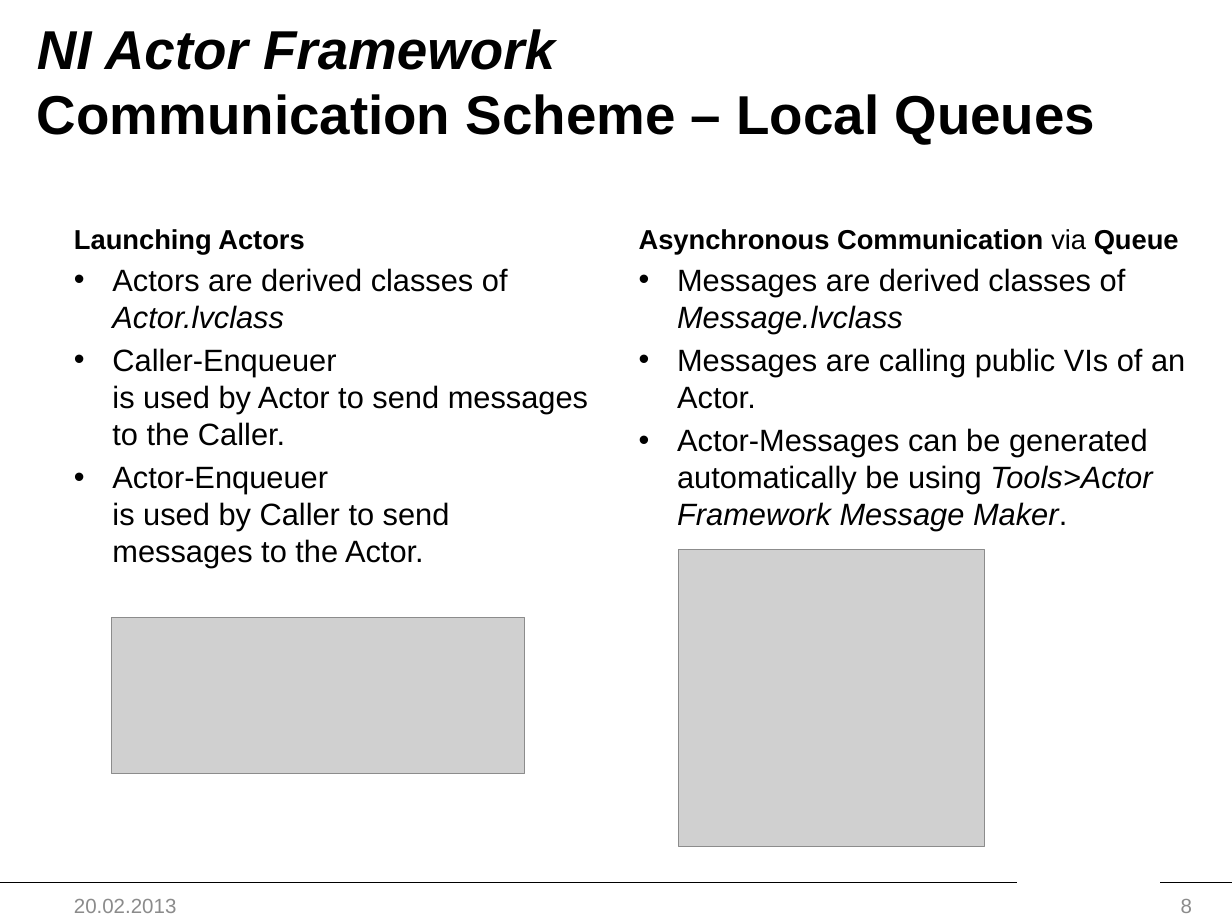
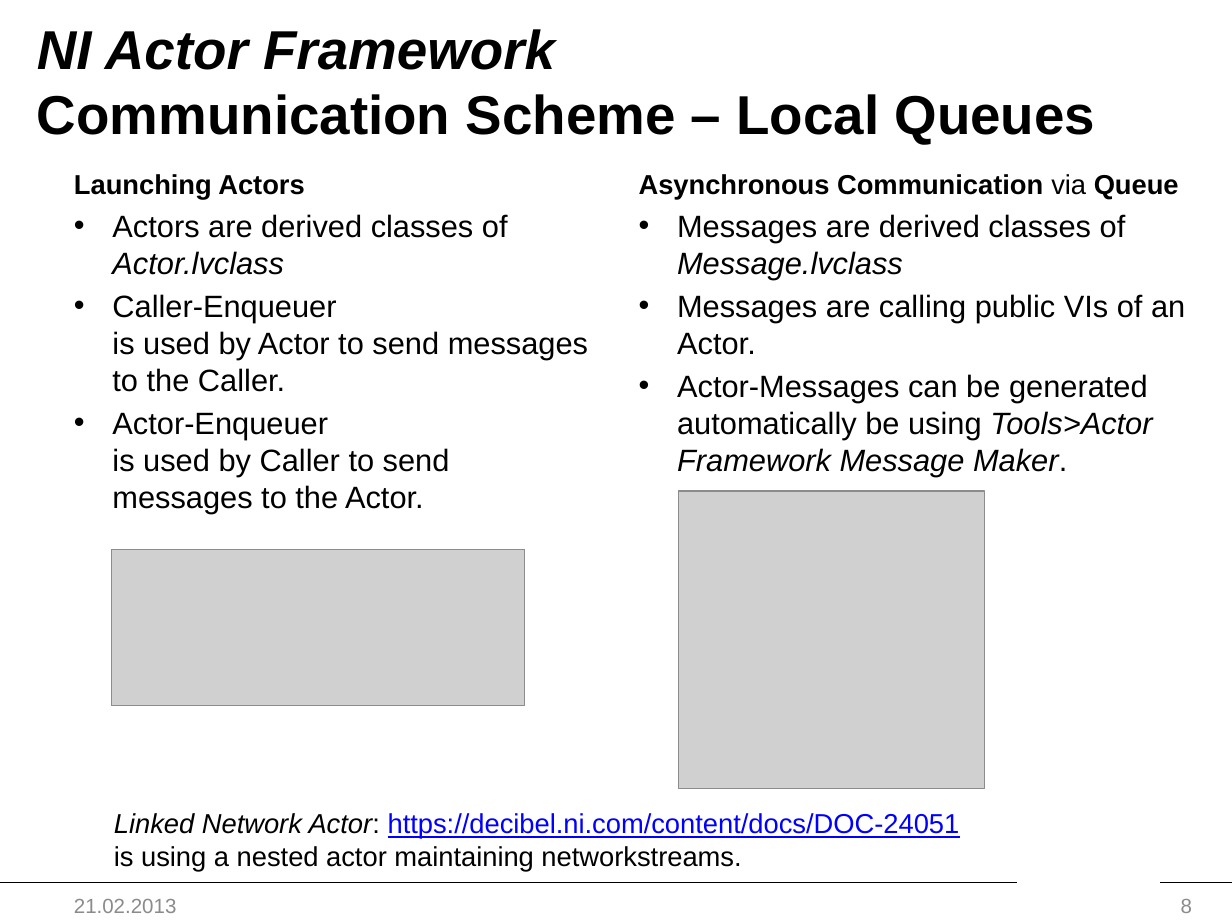
Before and after one commit to HB-GSI/DIMActor, a slide deck: slide 8 of Documentation/NI Actor Framework -DIMActor.pptx. Drawn at 1232x924 pixels with LibreOffice and Linux fonts; fonts in the diff are those of the drawing; grey boxes stand for pictures; background and template pictures are left out. Boxes give left, top, right and bottom in pixels: in the first picture for what was removed or moved away, otherwise in the second. Text is boxed around its words. In the diff, an @@ line names an element or a change of style, - is before the commit and + after.

Commit message:
Add CC and link to Linked Network Actor.

```diff
--- a/Documentation/NI Actor Framework -DIMActor.pptx
+++ b/Documentation/NI Actor Framework -DIMActor.pptx
@@ 2 texts, 1 picture: place and size @@
-2 texts, 1 picture at bbox=[74, 229, 1185, 846]
+2 texts, 1 picture at bbox=[74, 174, 1185, 788]
@@ picture: place and size @@
-picture at bbox=[112, 617, 525, 774]
+picture at bbox=[112, 549, 525, 706]
@@ text added at bbox=[114, 813, 960, 872], 16 pt, text #000000 @@
+Linked Network Actor: https://decibel.ni.com/content/docs/DOC-24051
+is using a nested actor maintaining networkstreams.
@@ text at bbox=[74, 899, 177, 913]: text changed @@
-20.02.2013
+21.02.2013
```
Also in this commit, not shown: 18 other slides changed.
